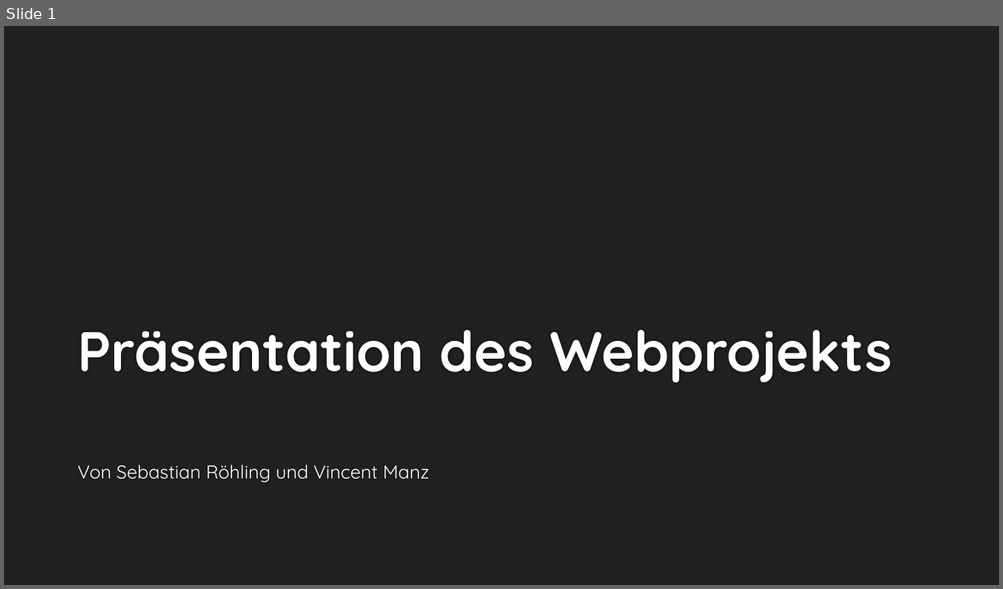
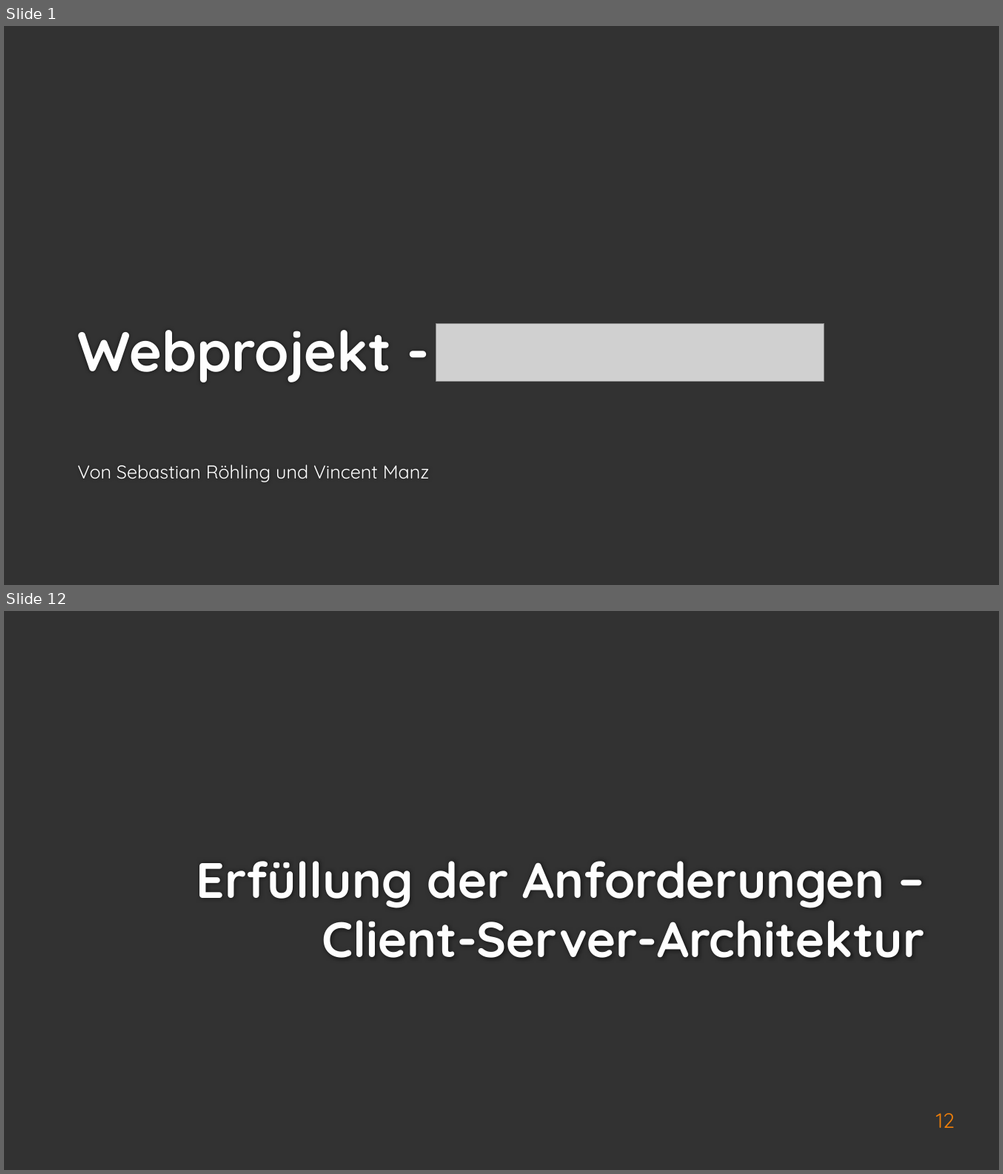
Before and after one commit to Jerobeam/OperationSteinkopfadler, a slide deck: WebProjekt.pptx. Shown one above the other, each under a label of ours: slide 1 before the commit, slides 1 and 12 after it; the slides between them are not shown. The pictures are 1003x589 and 1003x1174 pixels, drawn with LibreOffice and Linux fonts; fonts in the diff are those of the drawing; grey boxes stand for pictures; background and template pictures are left out. Boxes give left, top, right and bottom in pixels: in the first picture for what was removed or moved away, otherwise in the second. Text is boxed around its words. In the diff, an @@ line names an element or a change of style, - is before the commit and + after.

```diff
--- a/WebProjekt.pptx
+++ b/WebProjekt.pptx
@@ slide 12 added at (4, 611, 999, 1170), background #323232 @@
@@ title added at (196, 861, 924, 958), 48 pt, text #FEFEFE, bold @@
+Erfüllung der Anforderungen – Client-Server-Architektur
@@ page number added at (936, 1113, 954, 1128), 20 pt, text #F07F09 @@
+12
@@ slide 1 changed as well @@
@@ background #212121 to #323232 @@
@@ title at (77, 330, 391, 383): text changed @@
-Präsentation des Webprojekts
+Webprojekt -
@@ picture added at (436, 323, 824, 382) @@
```
Also in this commit, not shown: 15 other slides added, 5 slides removed.
